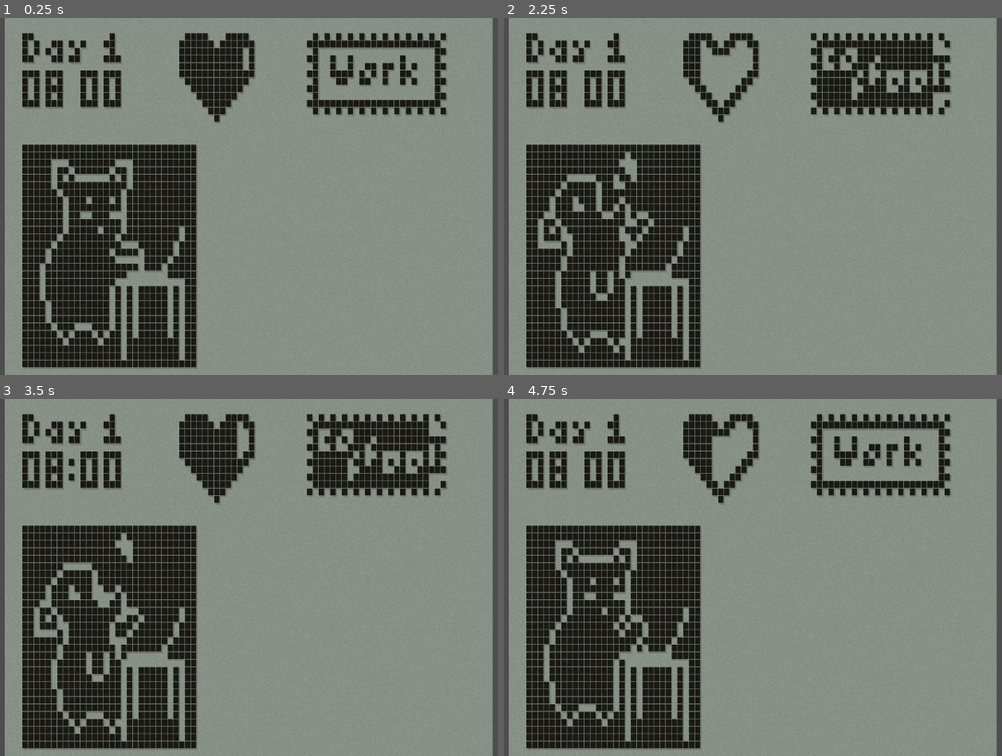
Above: before the commit, frames 1-4 (two rows, left to right).
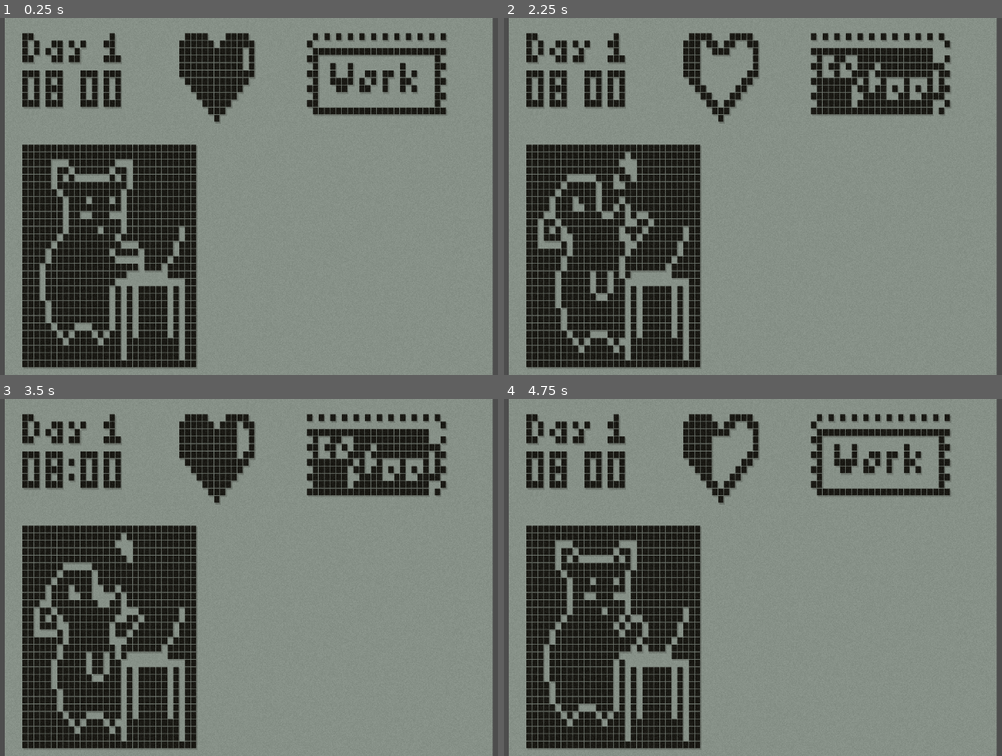
Above: after the commit, the same moments.

Repository: aherrington7452/maruvail_nokia-game-jam-7
Game: Godot game, scene res://scene/main.tscn
The game is run twice, just before and just after one commit, with the same random seed, the same clock (stepped at 60 frames per second) and the same inputs.
Inputs:
- Up to frame 1 (0.25 s): no input
- Up to frame 2 (2.25 s): hold Up (move_up) 0.53-1.28 s; tap Space (interact) at 0.6, 1.35, 2.1 s; hold Down (move_down) 1.28-2.03 s; hold Up (move_up) from 2.03 s (still down)
- Up to frame 3 (3.5 s): keep holding Up (move_up); tap Space (interact) at 2.85 s
- Up to frame 4 (4.75 s): release Up (move_up) at 3.53 s; hold Down (move_down) from 3.53 s (still down); tap Space (interact) at 3.6, 4.35 s

The runs differ from the first frame. In frame 1, 2.4% of the frame differs, in the area x 62-89%, y 6-28%; in frame 2, 1.9%; in frame 3, 1.9%; in frame 4, 2.4%.

Commit message:
sleeping animation

Diff:
--- a/scene/work_station_ui.tscn
+++ b/scene/work_station_ui.tscn
@@ -1,10 +1,10 @@
-[gd_scene load_steps=153 format=3 uid="uid://chq7q4ec0a3li"]
+[gd_scene load_steps=156 format=3 uid="uid://chq7q4ec0a3li"]
 
 [ext_resource type="Script" path="res://scripts/scr_work_station.gd" id="1_0a8c3"]
 [ext_resource type="Texture2D" uid="uid://ddchk14xmuhp" path="res://sprite images/day_counter_ani.png" id="2_tlhmq"]
-[ext_resource type="Texture2D" uid="uid://dllj71x2ptxlj" path="res://sprite images/cat/workcat_sleep.png" id="9_i03vb"]
 [ext_resource type="Texture2D" uid="uid://ddvn6q7mbi6jk" path="res://sprite images/cat/drinking_animation_bare.png" id="9_of765"]
 [ext_resource type="Texture2D" uid="uid://c3uf4mgtgm06m" path="res://sprite images/states/selection_animation.png" id="10_17pts"]
+[ext_resource type="Texture2D" uid="uid://cuvjyhqfsrlpp" path="res://sprite images/cat/sleeping_animation.png" id="10_pkvy2"]
 [ext_resource type="Texture2D" uid="uid://b1vtnt8py6qnt" path="res://sprite images/states/battery_animation.png" id="10_xb5ia"]
 [ext_resource type="Texture2D" uid="uid://wsmlfwl5ijnw" path="res://sprite images/heart_outline.png" id="11_4iboh"]
 [ext_resource type="Texture2D" uid="uid://ca0mhugqyx13b" path="res://sprite images/cat/working_animation_bare.png" id="11_fblcy"]
@@ -828,9 +828,21 @@
 atlas = ExtResource("9_of765")
 region = Rect2(54, 0, 27, 29)
 
-[sub_resource type="AtlasTexture" id="AtlasTexture_dq7wq"]
-atlas = ExtResource("9_i03vb")
-region = Rect2(0, 0, 84, 48)
+[sub_resource type="AtlasTexture" id="AtlasTexture_fvs2a"]
+atlas = ExtResource("10_pkvy2")
+region = Rect2(0, 0, 27, 29)
+
+[sub_resource type="AtlasTexture" id="AtlasTexture_xprqe"]
+atlas = ExtResource("10_pkvy2")
+region = Rect2(27, 0, 27, 29)
+
+[sub_resource type="AtlasTexture" id="AtlasTexture_mteiw"]
+atlas = ExtResource("10_pkvy2")
+region = Rect2(54, 0, 27, 29)
+
+[sub_resource type="AtlasTexture" id="AtlasTexture_ns5dw"]
+atlas = ExtResource("10_pkvy2")
+region = Rect2(81, 0, 27, 29)
 
 [sub_resource type="AtlasTexture" id="AtlasTexture_65x4x"]
 atlas = ExtResource("11_fblcy")
@@ -882,11 +894,20 @@
 }, {
 "frames": [{
 "duration": 1.0,
-"texture": SubResource("AtlasTexture_dq7wq")
+"texture": SubResource("AtlasTexture_fvs2a")
+}, {
+"duration": 1.0,
+"texture": SubResource("AtlasTexture_xprqe")
+}, {
+"duration": 1.0,
+"texture": SubResource("AtlasTexture_mteiw")
+}, {
+"duration": 1.0,
+"texture": SubResource("AtlasTexture_ns5dw")
 }],
 "loop": true,
 "name": &"sleep",
-"speed": 5.0
+"speed": 2.0
 }, {
 "frames": [{
 "duration": 1.0,
@@ -1033,7 +1054,7 @@
 [node name="State" type="Node" parent="."]
 
 [node name="Bars" type="AnimatedSprite2D" parent="State"]
-position = Vector2(64, 7.5)
+position = Vector2(64, 8)
 sprite_frames = SubResource("SpriteFrames_fadlw")
 animation = &"work"
 autoplay = "work"
@@ -1050,7 +1071,7 @@
 sprite_frames = SubResource("SpriteFrames_iqutr")
 animation = &"coffee"
 autoplay = "work"
-frame_progress = 0.124749
+frame_progress = 0.927504
 
 [node name="Desk" type="Sprite2D" parent="WorkCat"]
 position = Vector2(7, 5)
Binary file added: sprite images/cat/sleeping_animation.png
Not shown, added: sprite images/cat/sleeping_animation.png.import
